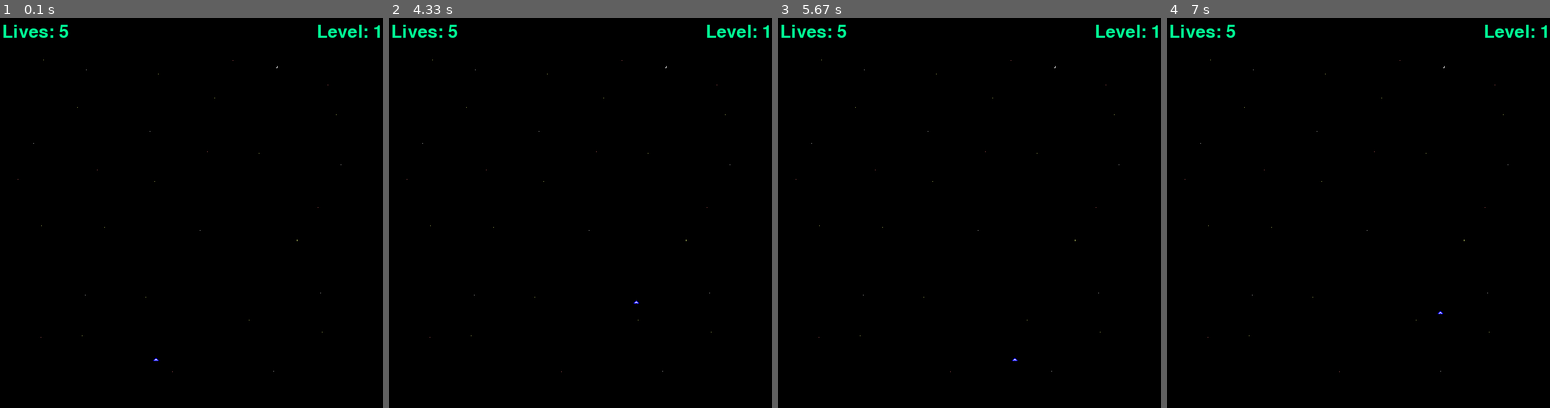
Above: before the commit, frames 1-4 (left to right).
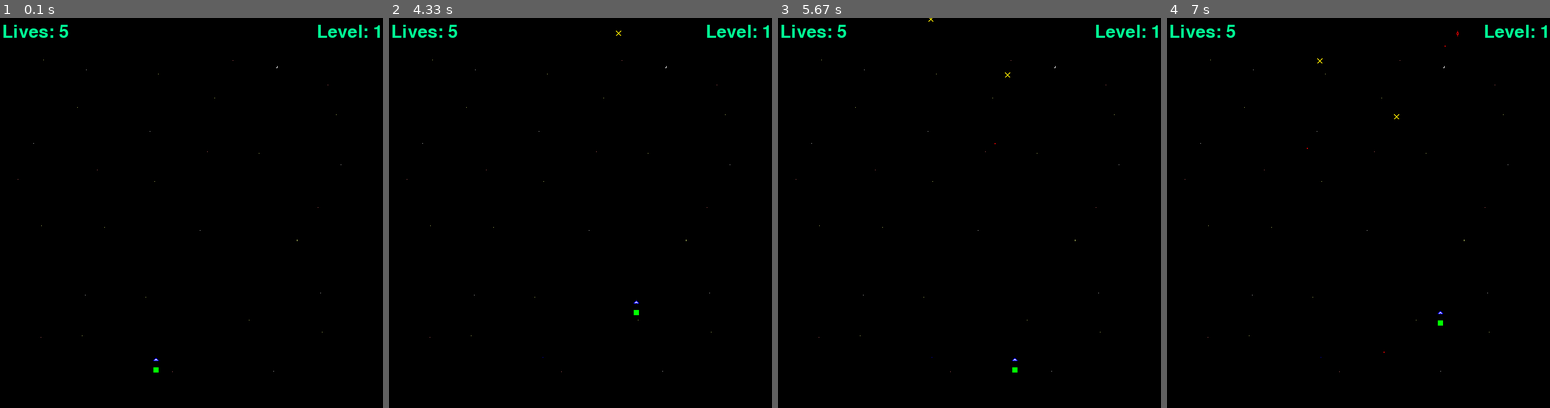
Above: after the commit, the same moments.

Repository: eroliver/first_pygame
Game: pygame game, started from shooter.py
Same seed, same stepped clock (60 frames per second), same inputs: the game is played once before the commit and once after it.
Inputs:
- Up to frame 1 (0.1 s): no input
- Up to frame 2 (4.33 s): tap Space at 0.33, 0.73, 1.03, 1.23, 1.57, 1.87, 2.07, 2.37, 2.63, 2.97, 3.27, 3.4, 3.8, 4.1 s; hold D 0.67-1.13 s; hold W 1.17-1.47 s; hold D 1.5-1.97 s; hold A 2-2.53 s; hold S 2.57-2.87 s; hold A 2.9-3.3 s; hold W 3.33-3.7 s; hold D from 3.73 s (still down)
- Up to frame 3 (5.67 s): release D at 4.37 s; hold S 4.4-4.77 s; tap Space at 4.47, 4.87, 5.17, 5.37 s; hold A 4.8-5.27 s; hold D from 5.3 s (still down)
- Up to frame 4 (7 s): tap Space at 5.67, 5.87, 6.2, 6.5, 6.7 s; release D at 5.77 s; hold W 5.8-6.1 s; hold D 6.13-6.6 s; hold A from 6.63 s (still down)

The runs differ from the first frame. In frame 1, less than 0.1% of the frame differs, in the area x 40-42%, y 89-91%; in frame 2, less than 0.1%; in frame 3, less than 0.1%; in frame 4, less than 0.1%, in the area x 36-77%, y 3-88%.

Commit message:
Added assets and basic player movement

Diff:
--- a/shooter.py
+++ b/shooter.py
@@ -3,60 +3,179 @@
 import time
 import random
 
+# TODO turn ships into dragons
 # initialize pygame font module
 pygame.font.init()
 # define the size of the game window
 WIDTH, HEIGHT = 750, 750
 WINDOW = pygame.display.set_mode((WIDTH, HEIGHT))
-pygame.display.set_caption("Shooter_Game")
+pygame.display.set_caption("Dragon_Shooter_Game")
 
 # load images into the game
-PLAYER_SHIP = pygame.image.load(os.path.join("assets", "player00.png"))
+PLAYER_DRAGON = pygame.image.load(os.path.join("assets", "player00.png"))
 RED_ENEMY = pygame.image.load(os.path.join("assets", "red_black_enemy.png"))
 YELLOW_ENEMY = pygame.image.load(os.path.join("assets", "yellow_black_enemy.png"))
 PURPLE_ENEMY = pygame.image.load(os.path.join("assets", "purple_enemy.png"))
-PLAYER_BULLET = pygame.image.load(os.path.join("assets", "player_bullet.png"))
-ENEMY_BULLET = pygame.image.load(os.path.join("assets", "enemy_bullet.png"))
+PLAYER_PROJECTILE = pygame.image.load(os.path.join("assets", "player_bullet.png"))
+ENEMY_PROJECTILE = pygame.image.load(os.path.join("assets", "enemy_bullet.png"))
 BG = pygame.transform.scale(pygame.image.load(os.path.join("assets", "star_background.png")), (WIDTH, HEIGHT))
+
+
+class Projectile:
+    def __init__(self, x, y, img):
+        self.x = x
+        self.y = y
+        self.img = img
+        self.mask = pygame.mask.from_surface(self.img)
+
+    def draw(self, window):
+        window.blit(self.img, (self.x, self.y))
+
+    def move(self, vel):
+        self.y += vel
+
+    def off_screen(self, height):
+        return not (self.y <= height and self.y >= 0)
+
+    def collision(self, obj):
+        return collide(self, obj)
 
 
 # define abstract class for ships(players and enemies use)
 class Ship:
+    COOLDOWN = 30
+
     def __init__(self, x, y, health=100):
         self.x = x
         self.y = y
         self.health = health
-        self.ship_img = None
-        self.laser_img = None
-        self.lasers = []
+        self.dragon_img = None
+        self.projectile_img = None
+        self.projectiles = []
         self.cool_down_counter = 0
 
     def draw(self, window):
-        window.blit(self.ship_img, (self.x, self.y))
+        window.blit(self.dragon_img, (self.x, self.y))
+        for projectile in self.projectiles:
+            projectile.draw(window)
+
+    def move_projectiles(self, vel, obj):
+        self.cooldown()
+        for projectile in self.projectiles:
+            projectile.move(vel)
+            if projectile.off_screen(HEIGHT):
+                self.projectiles.remove(projectile)
+            elif projectile.collision(obj):
+                obj.health -= 10
+                self.projectiles.remove(projectile)
+
+    def cooldown(self):
+        if self.cool_down_counter >= self.COOLDOWN:
+            self.cool_down_counter = 0
+        elif self.cool_down_counter > 0:
+            self.cool_down_counter += 1
+
+    def get_width(self):
+        return self.dragon_img.get_width()
+
+    def get_height(self):
+        return self.dragon_img.get_height()
+
+    def shoot(self):
+        if self.cool_down_counter == 0:
+            projectile = Projectile(self.x, self.y, self.projectile_img)
+            self.projectiles.append(projectile)
+            self.cool_down_counter = 1
+
+
 
 
 class Player(Ship):
     def __init__(self, x, y, health=100):
         super().__init__(x, y, health)
-        self.ship_img = PLAYER_SHIP
-        self.laser_img = PLAYER_BULLET
-        # use pygames mask for pixel perfect collision
-        self.mask = pygame.mask.from_surface(self.ship_img)
+        self.dragon_img = PLAYER_DRAGON
+        self.projectile_img = PLAYER_PROJECTILE
+        # use pygame.mask for pixel perfect collision
+        self.mask = pygame.mask.from_surface(self.dragon_img)
         self.max_health = health
+
+    def move_projectiles(self, vel, objs):
+        self.cooldown()
+        for projectile in self.projectiles:
+            projectile.move(vel)
+            if projectile.off_screen(HEIGHT):
+                self.projectiles.remove(projectile)
+            else:
+                for obj in objs:
+                    if projectile.collision(obj):
+                        objs.remove(obj)
+                        if projectile in self.projectiles:
+                            self.projectiles.remove(projectile)
+
+    def healthbar(self, window):
+        pygame.draw.rect(window, (255,0,0), (self.x, self.y + self.dragon_img.get_height() + 10, self.dragon_img.get_width(), 10))
+        pygame.draw.rect(window, (0,255,0), (self.x, self.y + self.dragon_img.get_height() + 10, self.dragon_img.get_width() * (self.health/self.max_health), 10))
+
+    def draw(self, window):
+        super().draw(window)
+        self.healthbar(window)
+
+# TODO give enemies unique projectiles
+
+
+class Enemy(Ship):
+    COLOR_MAP = {
+        "red": (RED_ENEMY, ENEMY_PROJECTILE),
+        "purple": (PURPLE_ENEMY, ENEMY_PROJECTILE),
+        "yellow": (YELLOW_ENEMY, ENEMY_PROJECTILE)
+    }
+
+    def __init__(self, x, y, color, health=100):
+        super().__init__(x, y, health)
+        self.dragon_img, self.projectile_img = self.COLOR_MAP[color]
+        self.mask = pygame.mask.from_surface(self.dragon_img)
+
+    def move(self, vel):
+        self.y += vel
+
+    def shoot(self):
+        if self.cool_down_counter == 0:
+            projectile = Projectile(self.x-20, self.y, self.projectile_img)
+            self.projectiles.append(projectile)
+            self.cool_down_counter = 1
+
+
+def collide(obj1, obj2):
+    offset_x = obj2.x - obj1.x
+    offset_y = obj2.y - obj1.y
+    return obj1.mask.overlap(obj2.mask, (offset_x, offset_y)) is not None
+
+
+
 
 # the main game loop
 def main():
     run = True
     fps = 60
-    level = 1
+    level = 0
     lives = 5
     main_font = pygame.font.SysFont("Ariel", 50)
+    lost_font = pygame.font.SysFont("Ariel", 75)
+
+    enemies = []
+    wave_length = 5
+    enemy_vel = 1
+
     # define player speed
     player_vel = 5
+    projectile_vel = 5
 
     player = Player(300, 650)
 
     clock = pygame.time.Clock()
+
+    lost = False
+    lost_count = 0
 
     def redraw_window():
         WINDOW.blit(BG, (0, 0))
@@ -66,26 +185,70 @@
         WINDOW.blit(lives_label, (10, 10))
         WINDOW.blit(level_label, (WIDTH - level_label.get_width() - 10, 10))
 
+        # draw enemies to the screen, above player.draw so that player will be drawn on top
+        for enemy in enemies:
+            enemy.draw(WINDOW)
+        # draw the player object
         player.draw(WINDOW)
+
+        if lost:
+            lost_label = lost_font.render("You Lost!", 1, (255, 0, 0))
+            WINDOW.blit(lost_label, (WIDTH/2 - lost_label.get_width()/2, 350))
 
         pygame.display.update()
 
     while run:
         clock.tick(fps)
         redraw_window()
+        if lives <= 0 or player.health == 0:
+            lost = True
+            lost_count += 1
+
+        if lost:
+            if lost_count > fps * 3:
+                run = False
+            else:
+                continue
+
+        if len(enemies) == 0:
+            level += 1
+            wave_length += 5
+            # spawn enemies at different heights above the screen and allow them to descend at same velocity
+            for i in range(wave_length):
+                enemy = Enemy(random.randrange(50, WIDTH - 100), random.randrange(-1500, -100), random.choice(["red", "yellow", "purple"]))
+                enemies.append(enemy)
+
         # ends the main game loop when the window is closed
         for event in pygame.event.get():
             if event.type == pygame.QUIT:
                 run = False
+        # controls for player
         keys = pygame.key.get_pressed()
         if keys[pygame.K_a] and player.x + player_vel > 0:  # left
             player.x -= player_vel
-        if keys[pygame.K_s] and player.y + player_vel + 50 < HEIGHT:  # down
+        if keys[pygame.K_s] and player.y + player_vel + player.get_height() < HEIGHT:  # down
             player.y += player_vel
         if keys[pygame.K_w] and player.y + player_vel > 0:  # up
             player.y -= player_vel
-        if keys[pygame.K_d] and player.x + player_vel + 50 < WIDTH:  # right
+        if keys[pygame.K_d] and player.x + player_vel + player.get_width() < WIDTH:  # right
             player.x += player_vel
+        if keys[pygame.K_SPACE]:  # right
+            player.shoot()
+
+        # move enemies, [:] creates a copy of the list each loop so that removing enemies that hit bottom doesn't break the list
+        for enemy in enemies[:]:
+            enemy.move(enemy_vel)
+            enemy.move_projectiles(projectile_vel, player)
+
+            if random.randrange(0, 2*60) == 1:
+                enemy.shoot()
+
+            if collide(enemy, player):
+                player.health -= 10
+                enemies.remove(enemy)
+            elif enemy.y + enemy.get_height() > HEIGHT:
+                lives -= 1
+                enemies.remove(enemy)
 
 
 main()
